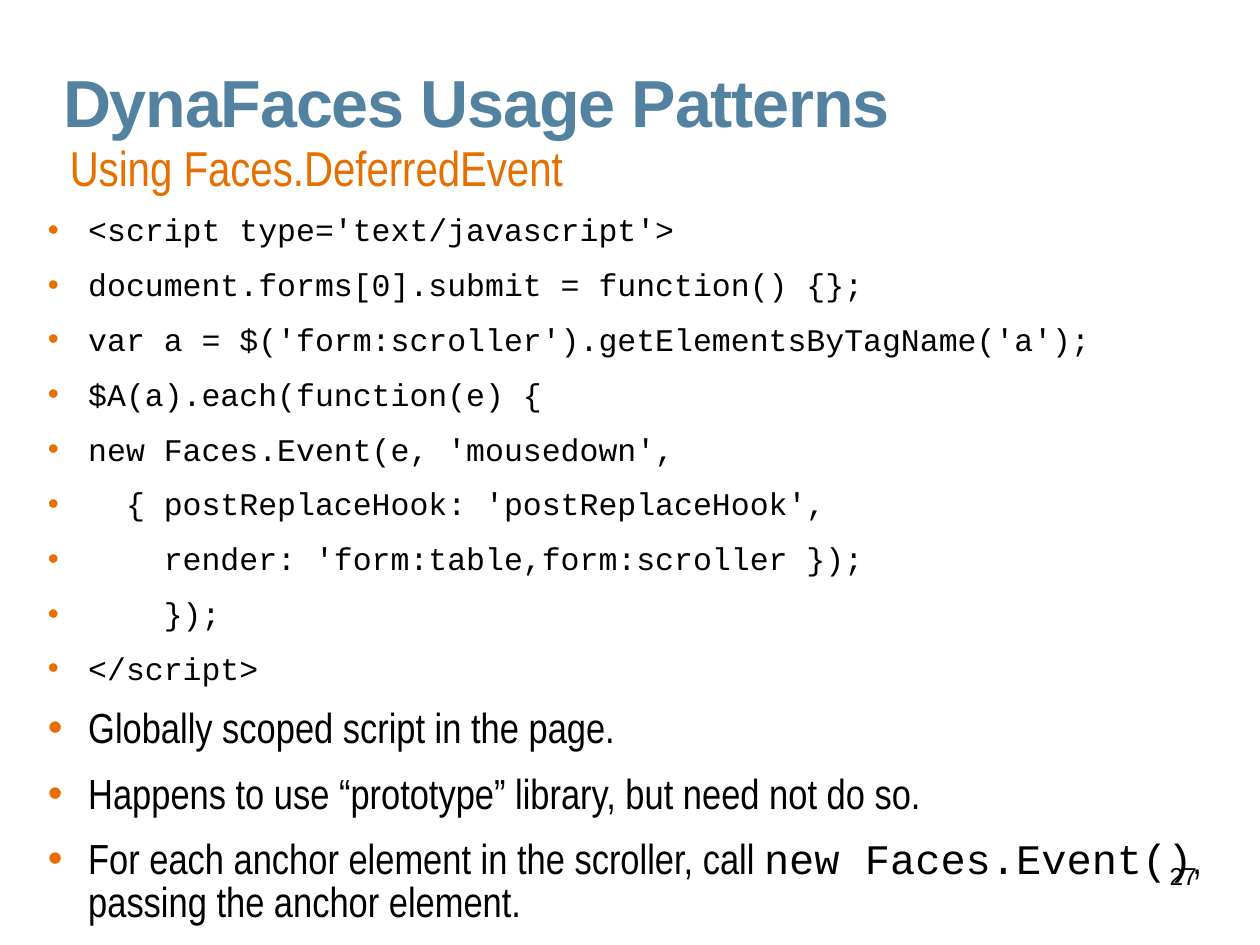
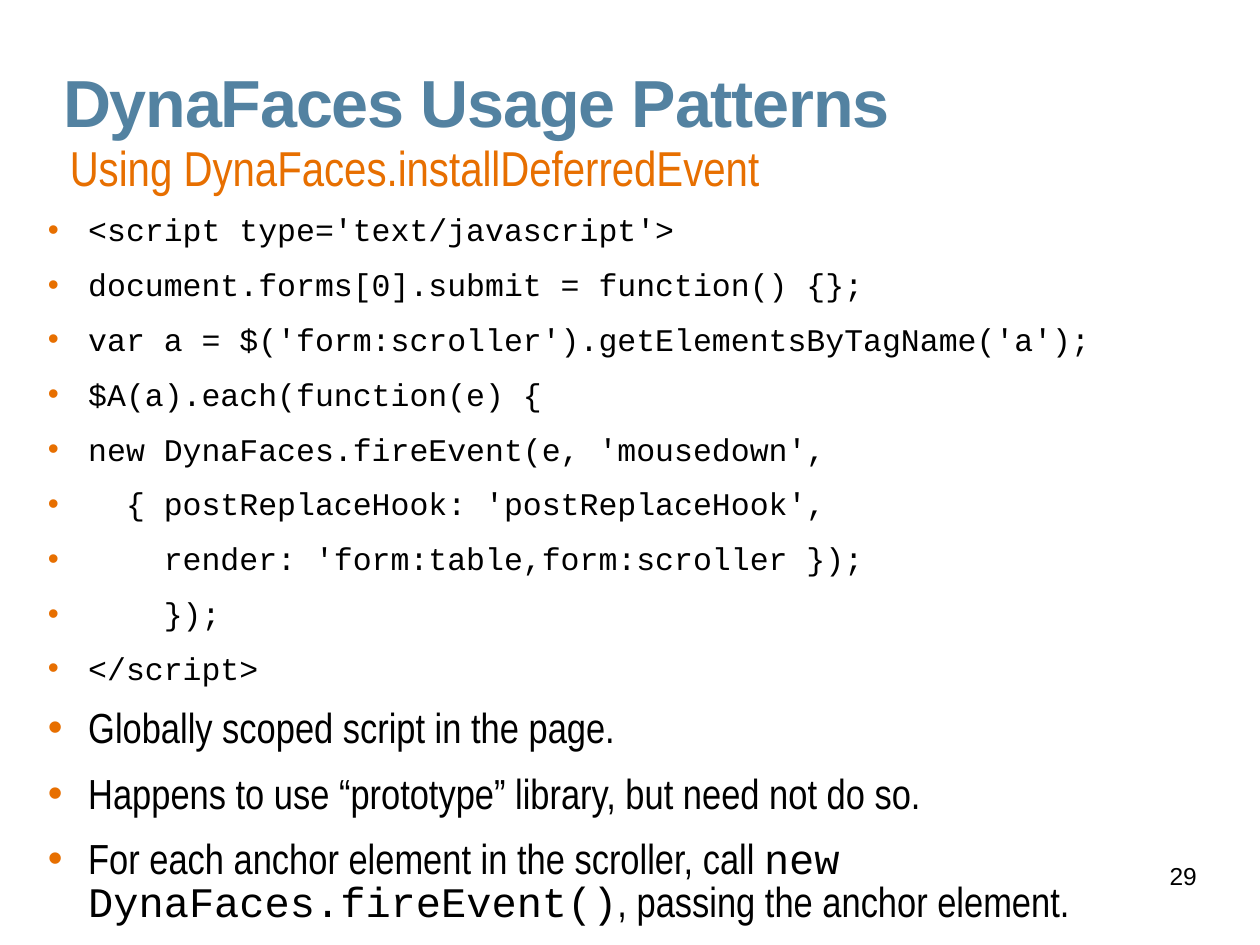
Before and after one commit to javaee/javaserverfaces-extensions, a slide deck: slide 29 of www/slides/dynafaces-advanced.odp (slide 27 before the commit). Drawn at 1260x945 pixels with LibreOffice and Linux fonts; fonts in the diff are those of the drawing; background and template pictures are left out. Boxes give left, top, right and bottom in pixels: in the first picture for what was removed or moved away, otherwise in the second. Text is boxed around its words. In the diff, an @@ line names an element or a change of style, - is before the commit and + after.

```diff
--- a/www/slides/dynafaces-advanced.odp
+++ b/www/slides/dynafaces-advanced.odp
@@ text at [70, 150, 760, 195]: text changed @@
-Using Faces.DeferredEvent
+Using DynaFaces.installDeferredEvent
@@ text at [88, 438, 826, 468]: text changed @@
-• new Faces.Event(e, 'mousedown',
+• new DynaFaces.fireEvent(e, 'mousedown',
@@ text at [88, 843, 1069, 926]: text changed @@
-• For each anchor element in the scroller, call new Faces.Event(), passing the anchor element.
+• For each anchor element in the scroller, call new DynaFaces.fireEvent(), passing the anchor element.
@@ page number at [1170, 868, 1197, 886]: text changed @@
-27
+29
```
Also in this commit, not shown: 16 other slides changed, 2 slides added, 1 other file.
